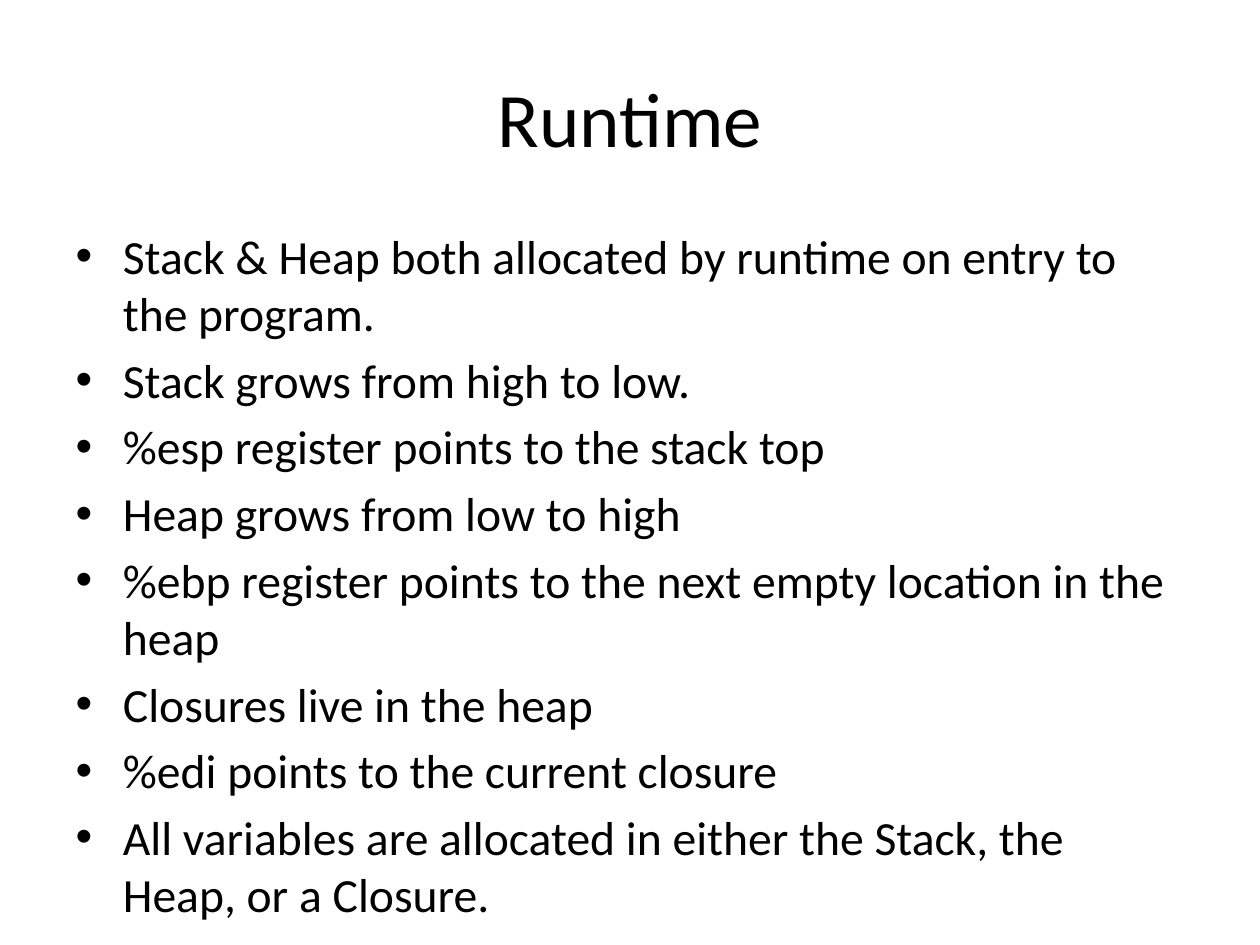
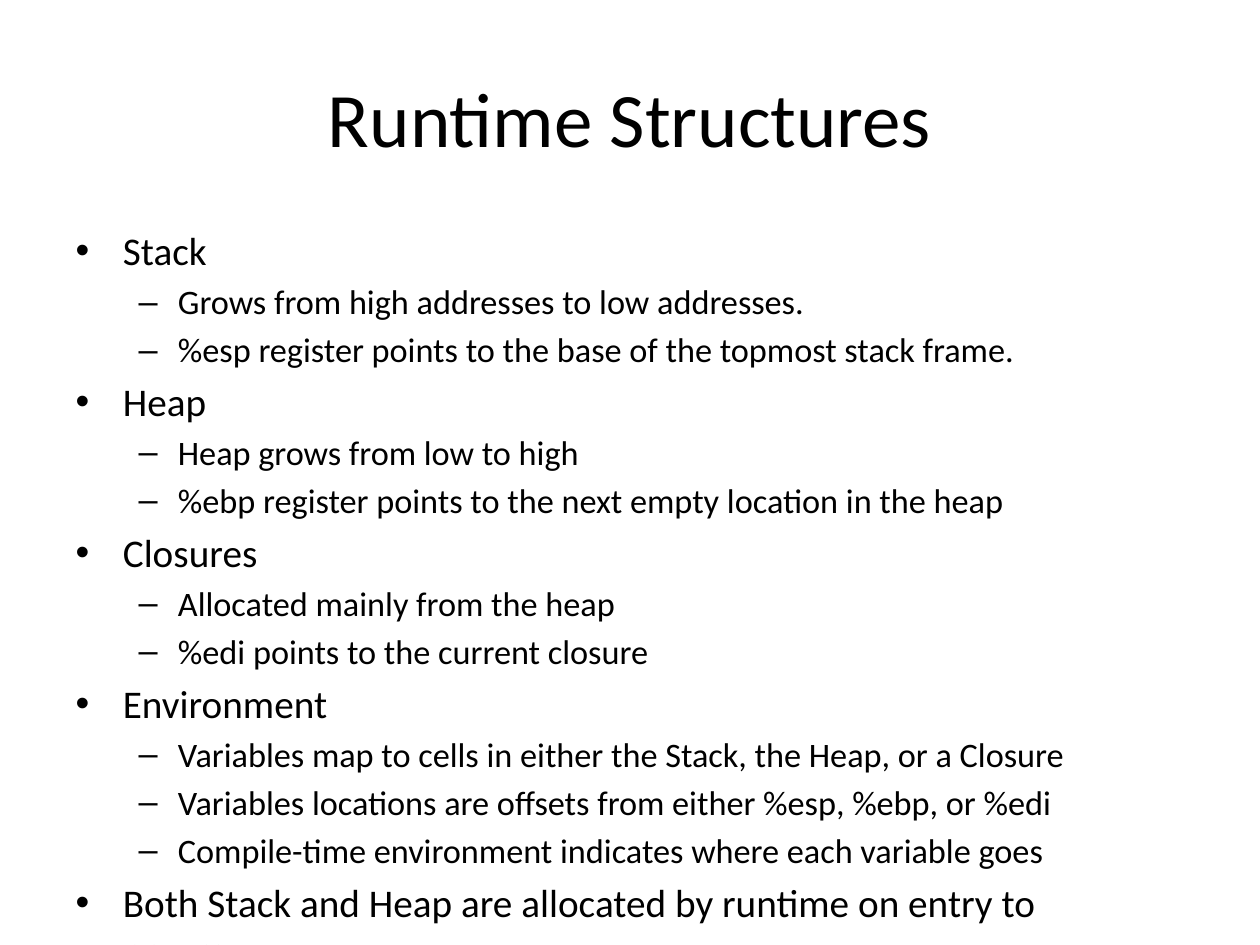
Before and after one commit to markcornwell/pilar, a slide deck: slide 6 of doc/Pilar.pptx. Drawn at 1260x945 pixels with LibreOffice and Linux fonts; fonts in the diff are those of the drawing. Boxes give left, top, right and bottom in pixels: in the first picture for what was removed or moved away, otherwise in the second. Text is boxed around its words. In the diff, an @@ line names an element or a change of style, - is before the commit and + after.

```diff
--- a/doc/Pilar.pptx
+++ b/doc/Pilar.pptx
@@ title at box(328, 93, 931, 148): text changed @@
-Runtime
+Runtime Structures
@@ text at box(123, 237, 1014, 423): text changed; size 27.2 to 19.6 pt @@
-• Stack & Heap both allocated by runtime on entry to the program.
-• Stack grows from high to low.
-• %esp register points to the stack top
+• Stack
+  – Grows from high addresses to low addresses.
+  – %esp register points to the base of the topmost stack frame.
+• Heap
@@ text at box(178, 441, 1003, 670): size 27.2 to 19.6 pt in "Heap grows from low to high", "%ebp register points to the next empty ...", "%edi points to the current closure"; bullet • to –; list level 1 to 2 in "Heap grows from low to ..."; list level 1 to 2 in "%ebp register points to the ..."; list level 1 to 2 in "%edi points to the current ..." @@
@@ text at box(123, 539, 614, 622): text changed; size 27.2 to 19.6 pt @@
-• Closures live in the heap
+• Closures
+  – Allocated mainly from the heap
@@ text at box(123, 691, 1064, 924): text changed; size 27.2 to 19.6 pt @@
-• All variables are allocated in either the Stack, the Heap, or a Closure.
+• Environment
+  – Variables map to cells in either the Stack, the Heap, or a Closure
+  – Variables locations are offsets from either %esp, %ebp, or %edi
+  – Compile-time environment indicates where each variable goes
+• Both Stack and Heap are allocated by runtime on entry to program.
```
Also in this commit, not shown: 3 other slides changed, 8 slides added, 11 other files.
